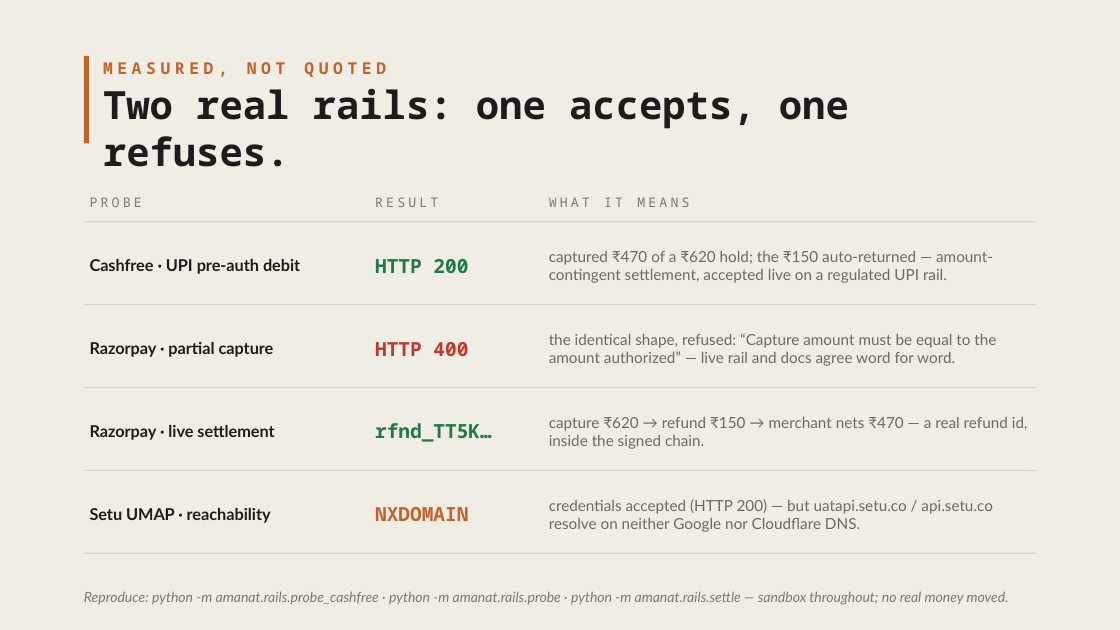
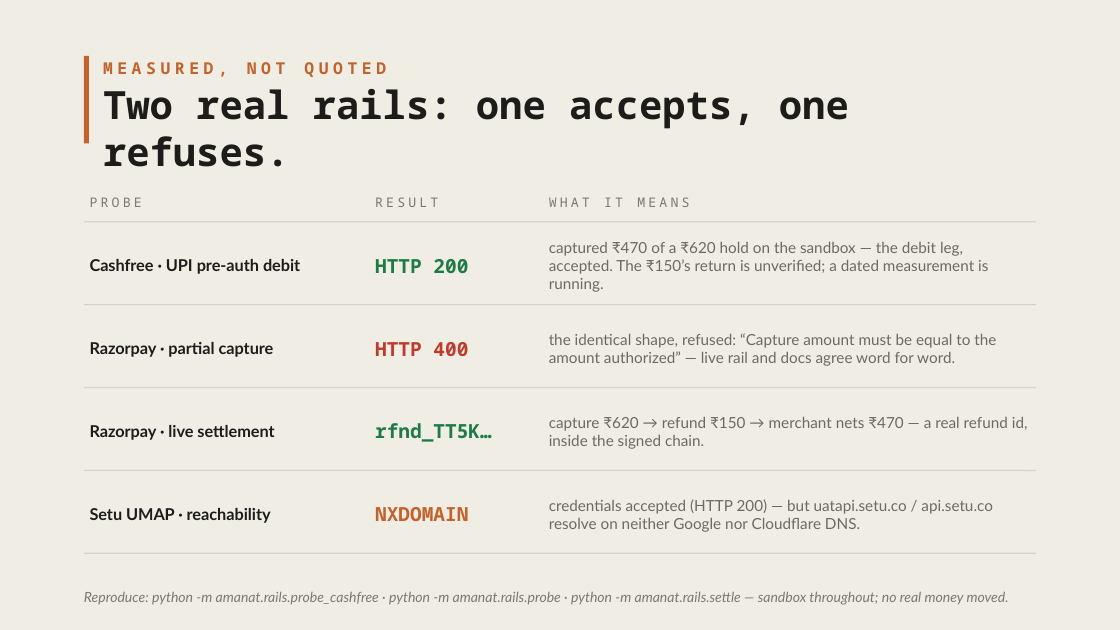
Before and after one commit to HERPESME/amanat, a slide deck: slide 8 of docs/pitch/amanat-deck.pptx. Drawn at 1120x630 pixels with LibreOffice and Linux fonts; fonts in the diff are those of the drawing. Boxes give left, top, right and bottom in pixels: in the first picture for what was removed or moved away, otherwise in the second. Text is boxed around its words. In the diff, an @@ line names an element or a change of style, - is before the commit and + after.

```diff
--- a/docs/pitch/amanat-deck.pptx
+++ b/docs/pitch/amanat-deck.pptx
@@ text at box(549, 242, 988, 292): text changed @@
-captured ₹470 of a ₹620 hold; the ₹150 auto-returned — amount-contingent settlement, accepted live on a regulated UPI rail.
+captured ₹470 of a ₹620 hold on the sandbox — the debit leg, accepted. The ₹150’s return is unverified; a dated measurement is running.
```
Also in this commit, not shown: 1 other slide changed, 4 other files.
